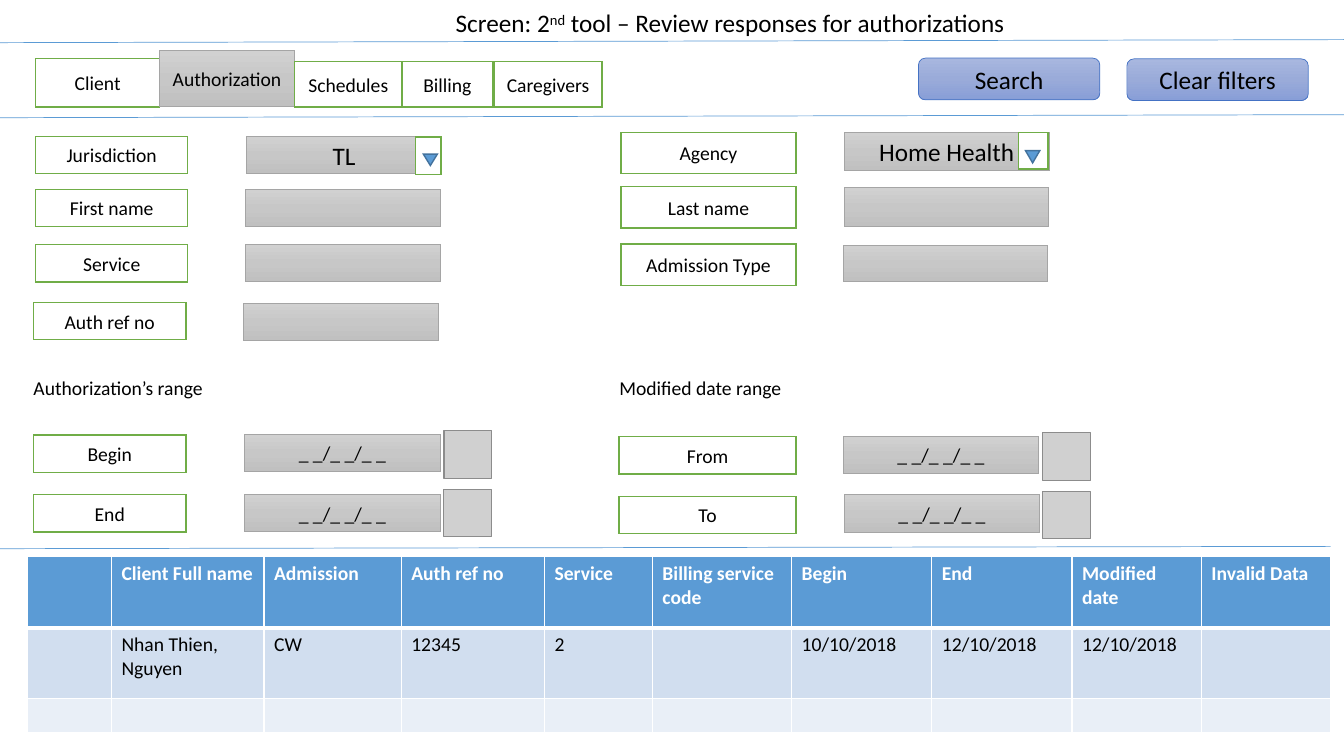
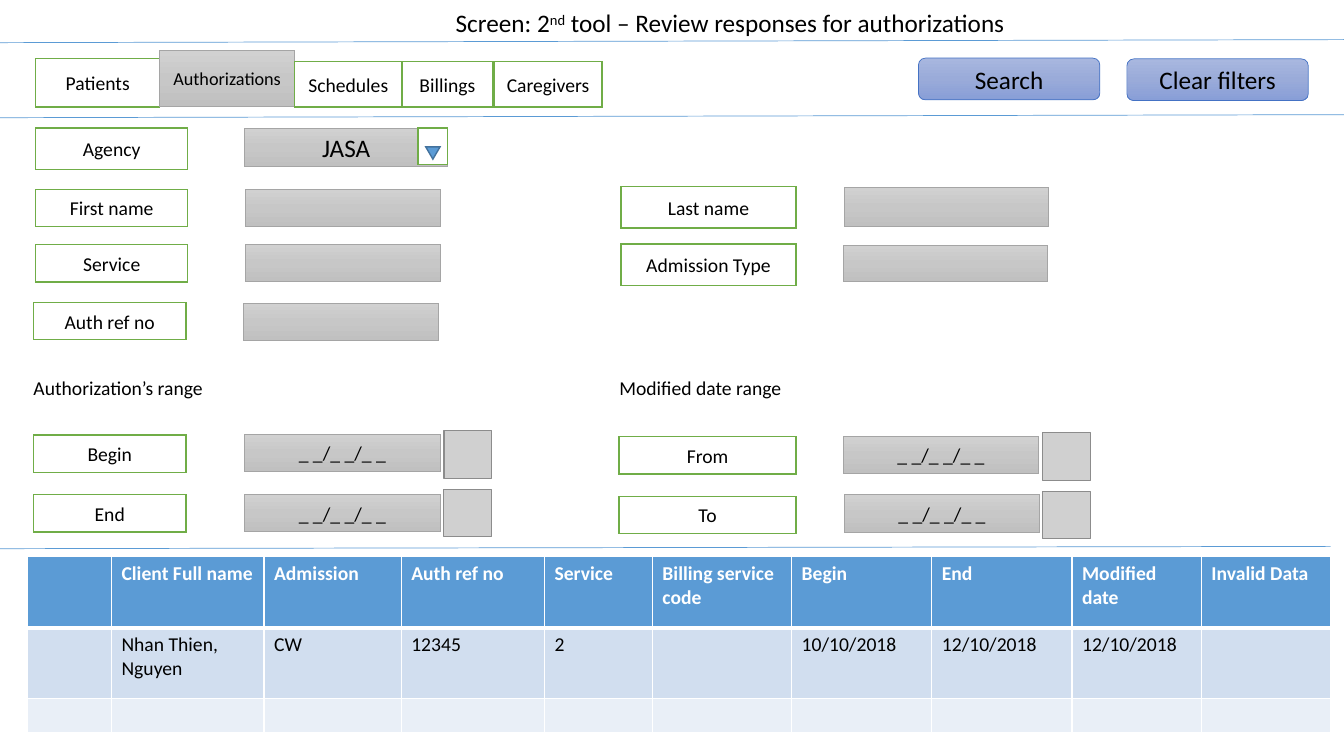
Before and after one commit to thiennhank9/Tool-tier-3, a slide deck: slide 13 of tool_tier3_docs/sreens.pptx. Drawn at 1344x756 pixels with LibreOffice and Linux fonts; fonts in the diff are those of the drawing; grey boxes stand for pictures. Boxes give left, top, right and bottom in pixels: in the first picture for what was removed or moved away, otherwise in the second. Text is boxed around its words. In the diff, an @@ line names an element or a change of style, - is before the commit and + after.

```diff
--- a/tool_tier3_docs/sreens.pptx
+++ b/tool_tier3_docs/sreens.pptx
@@ text in rectangle at (66, 76, 130, 90): text changed @@
-Client
+Patients
@@ text in rectangle at (173, 72, 280, 85): text changed; size 14 to 13 pt @@
-Authorization
+Authorizations
@@ text in rectangle at (419, 78, 475, 96): text changed @@
-Billing
+Billings
@@ rectangle "Agency": place and size @@
-rectangle "Agency" at (621, 132, 797, 173)
+rectangle "Agency" at (35, 128, 188, 169)
@@ rectangle removed at (35, 136, 188, 173) @@
-Jurisdiction
@@ rectangle added at (245, 128, 448, 166), fill gradient #D2D2D2 to #C8C8C8 to #C0C0C0, outline #A5A5A5 0.5 pt, 18 pt, text #000000 @@
+JASA
@@ rectangle removed at (246, 136, 442, 173) @@
-TL
@@ rectangle removed at (416, 137, 442, 174) @@
@@ rectangle: place and size @@
-rectangle at (1018, 132, 1048, 168)
+rectangle at (418, 128, 448, 164)
@@ flow chart merge: place and size @@
-flow chart merge at (1025, 151, 1040, 163)
+flow chart merge at (425, 147, 440, 159)
@@ rectangle removed at (845, 132, 1050, 170) @@
-Home Health
@@ flow chart merge removed at (423, 154, 438, 165) @@
```
Also in this commit, not shown: 6 other slides changed, 8 other files.
